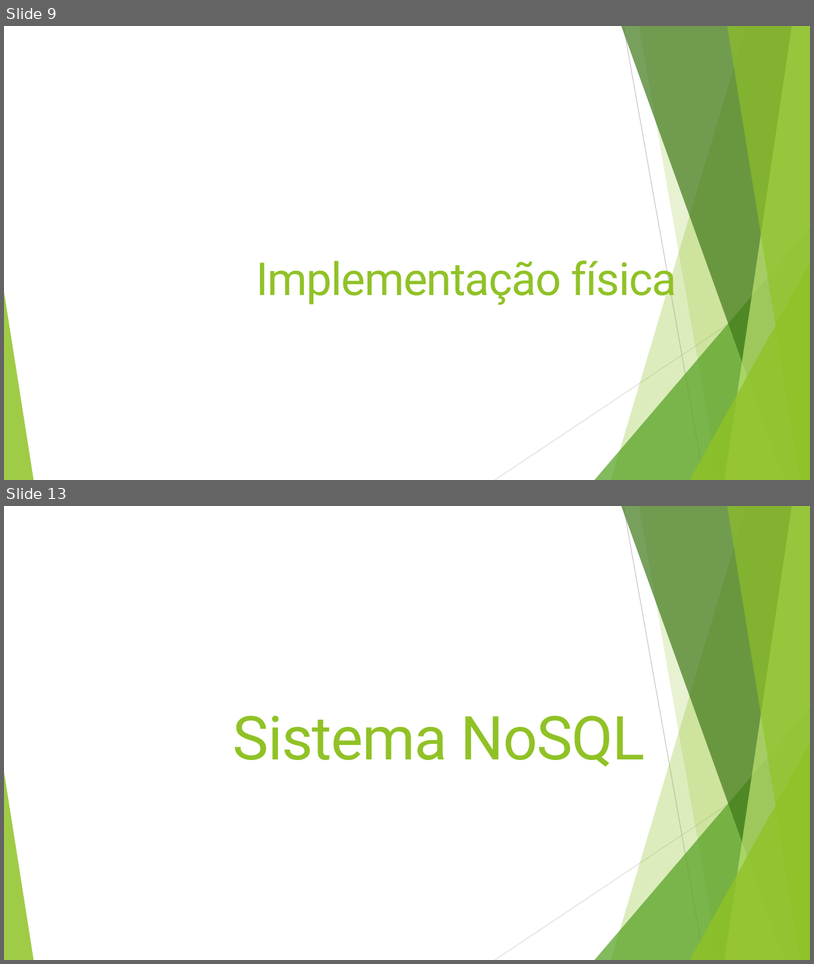
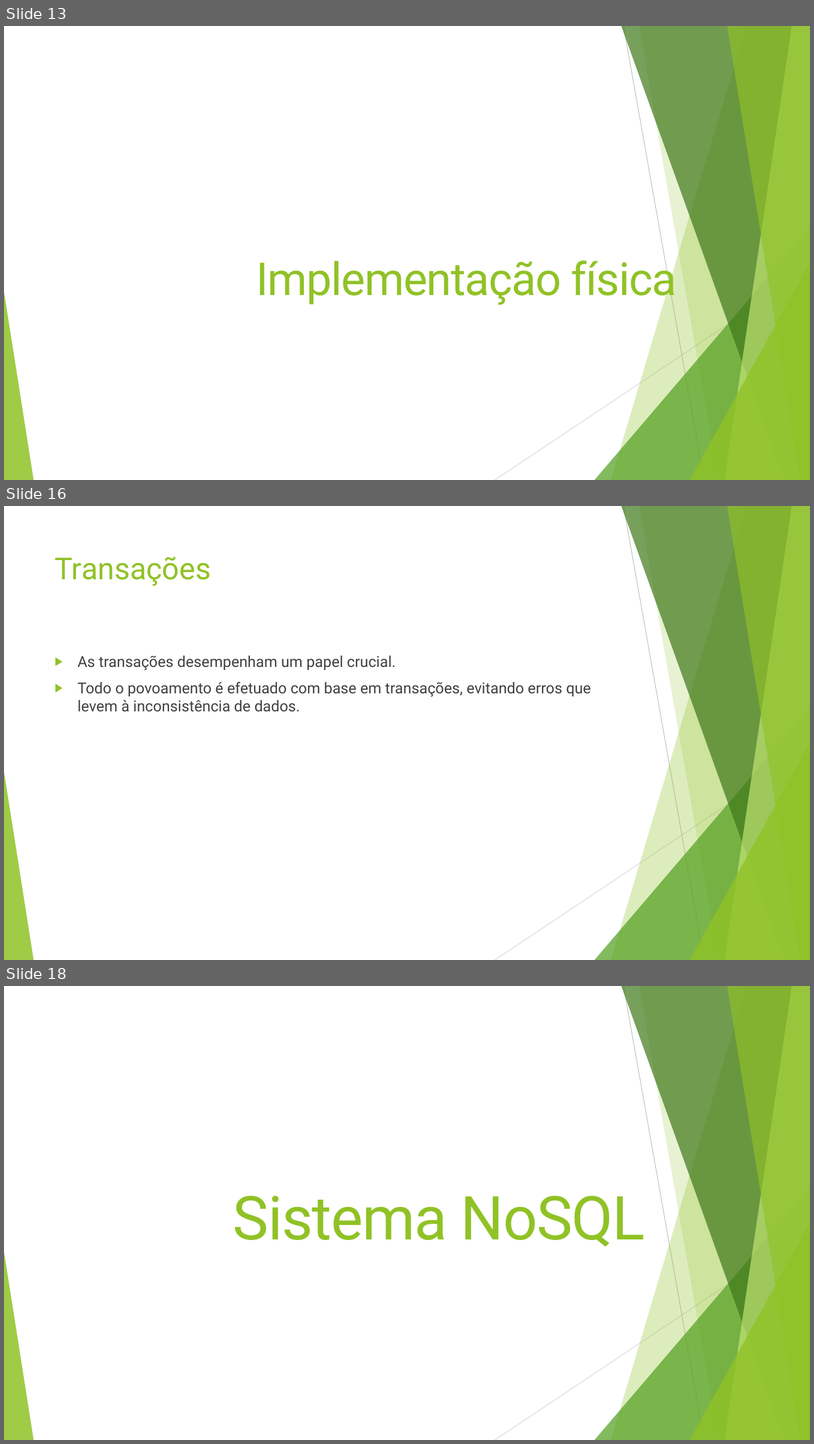
Before and after one commit to JRI98/ProjetoBD, a slide deck: Apresentação.pptx. Shown one above the other, each under a label of ours: slides 9 and 13 before the commit, slides 13, 16 and 18 after it; the slides between them are not shown. The pictures are 814x964 and 814x1444 pixels, drawn with LibreOffice and Linux fonts; fonts in the diff are those of the drawing. Boxes give left, top, right and bottom in pixels: in the first picture for what was removed or moved away, otherwise in the second. Text is boxed around its words. In the diff, an @@ line names an element or a change of style, - is before the commit and + after.

```diff
--- a/Apresentação.pptx
+++ b/Apresentação.pptx
@@ slide 16 added at <box>4,506,810,960</box>, background #FFFFFF; not listed: 10 template elements that a slide beside it also shows @@
@@ title added at <box>55,556,212,586</box>, 36 pt, text #90C226 @@
+Transações
@@ text added at <box>78,655,591,712</box>, 18 pt, text #404040 @@
+▶ As transações desempenham um papel crucial.
+▶ Todo o povoamento é efetuado com base em transações, evitando erros que levem à inconsistência de dados.
@@ what was slide 9 is now slide 13 @@
@@ what was slide 13 is now slide 18 @@
```
Also in this commit, not shown: 3 slides changed, 10 other slides added, 3 slides removed.
